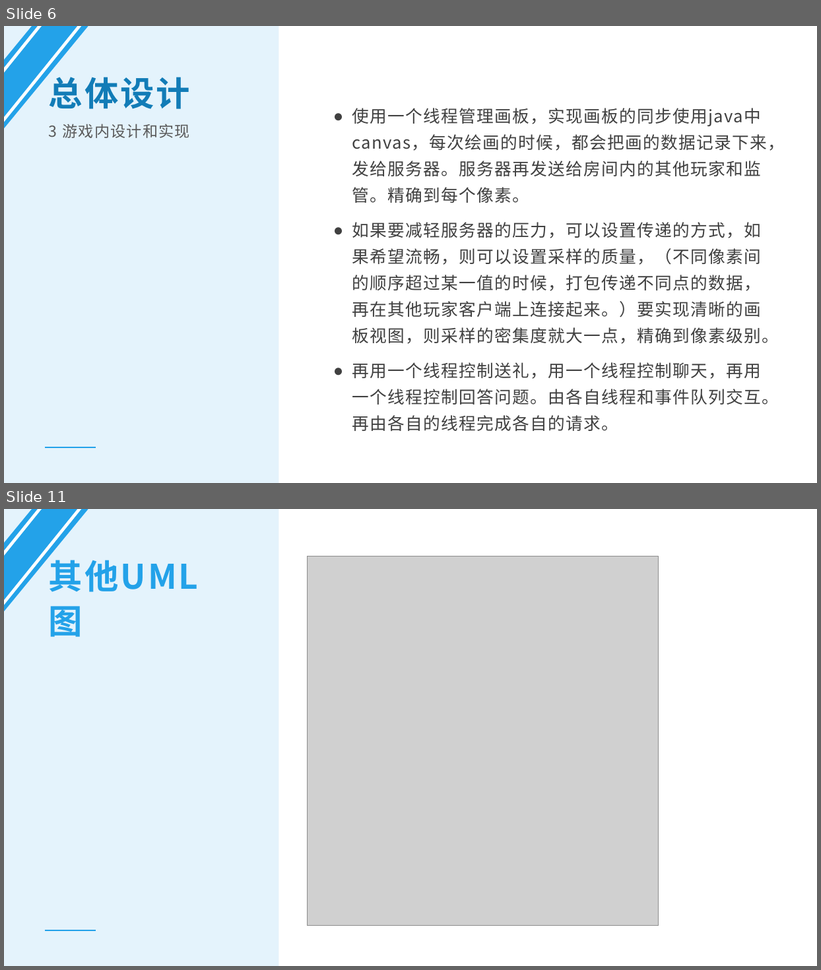
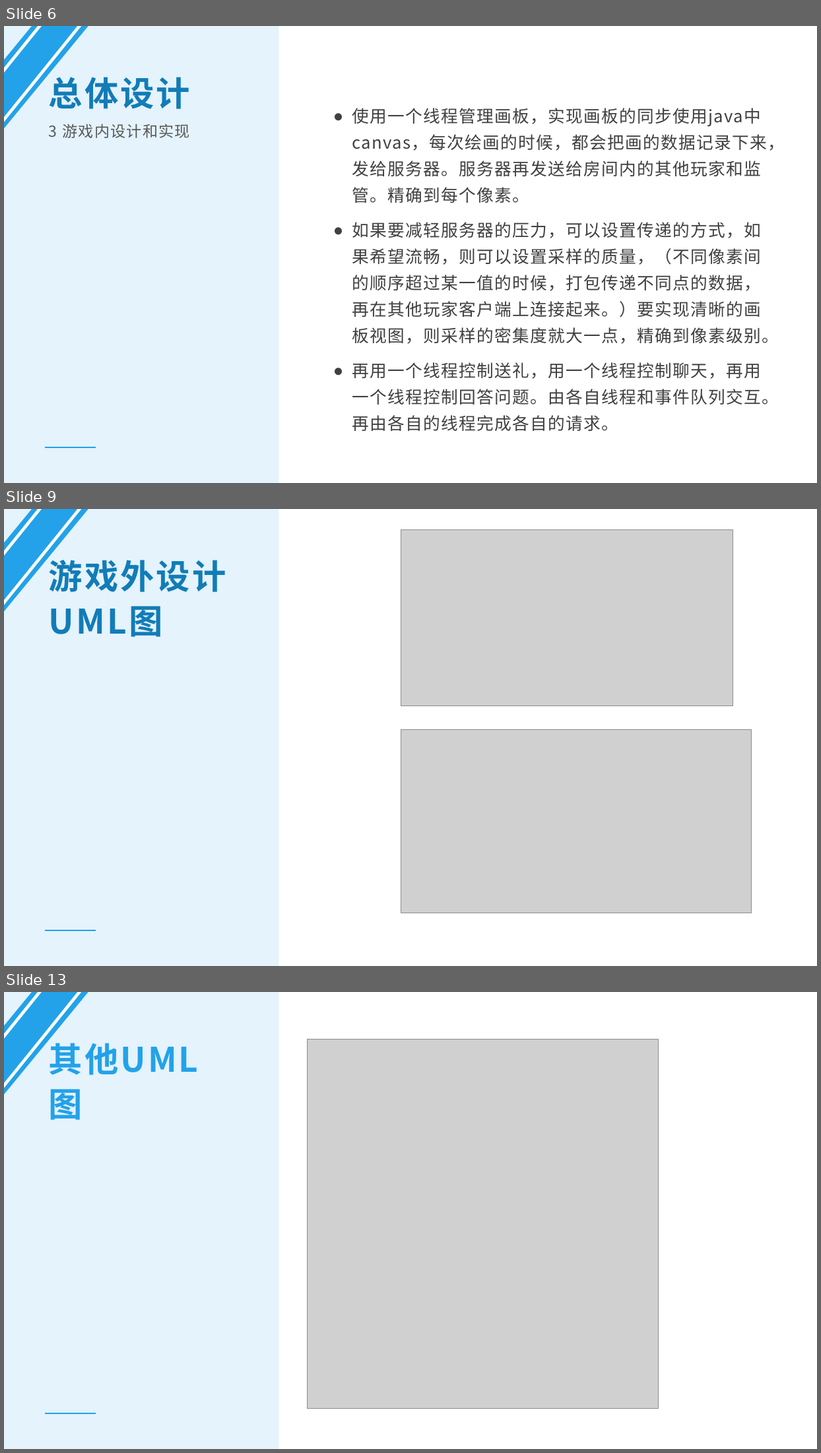
Before and after one commit to wugui1/Draw-and-guess, a slide deck: 第4次作业/系统设计和数据库设计答辩PPT.pptx. Shown one above the other, each under a label of ours: slides 6 and 11 before the commit, slides 6, 9 and 13 after it; the slides between them are not shown. The pictures are 821x970 and 821x1453 pixels, drawn with LibreOffice and Linux fonts; fonts in the diff are those of the drawing; grey boxes stand for pictures. Boxes give left, top, right and bottom in pixels: in the first picture for what was removed or moved away, otherwise in the second. Text is boxed around its words. In the diff, an @@ line names an element or a change of style, - is before the commit and + after.

```diff
--- a/第4次作业/系统设计和数据库设计答辩PPT.pptx
+++ b/第4次作业/系统设计和数据库设计答辩PPT.pptx
@@ slide 9 added at <box>4,509,817,966</box>, background #FFFFFF @@
@@ rectangle added at <box>4,509,279,966</box>, fill #E4F3FC @@
@@ freeform shape added at <box>4,509,88,612</box>, fill #23A2E9 @@
@@ freeform shape added at <box>4,509,82,606</box>, fill #FFFFFF @@
@@ freeform shape added at <box>4,509,42,557</box>, fill #FFFFFF @@
@@ picture added at <box>401,529,733,706</box> @@
@@ text added at <box>49,555,226,637</box>, 40 pt, text #127CB7, bold @@
+游戏外设计UML图
@@ picture added at <box>401,730,751,914</box> @@
@@ line added from (45, 931) to (96, 931), #23A2E9 1 pt @@
@@ what was slide 11 is now slide 13 @@
```
Also in this commit, not shown: 4 slides changed, 1 other slide added, 1 other file.
